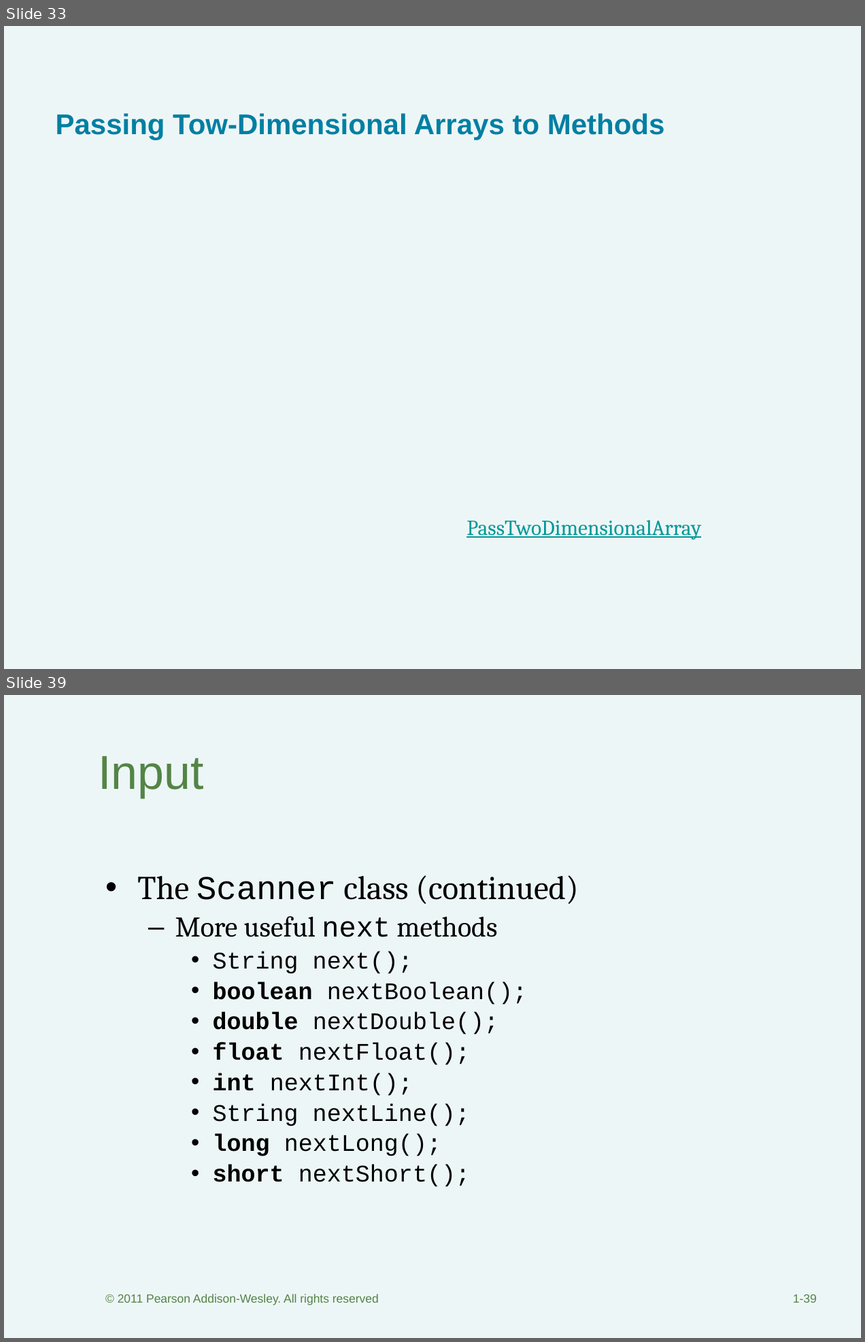
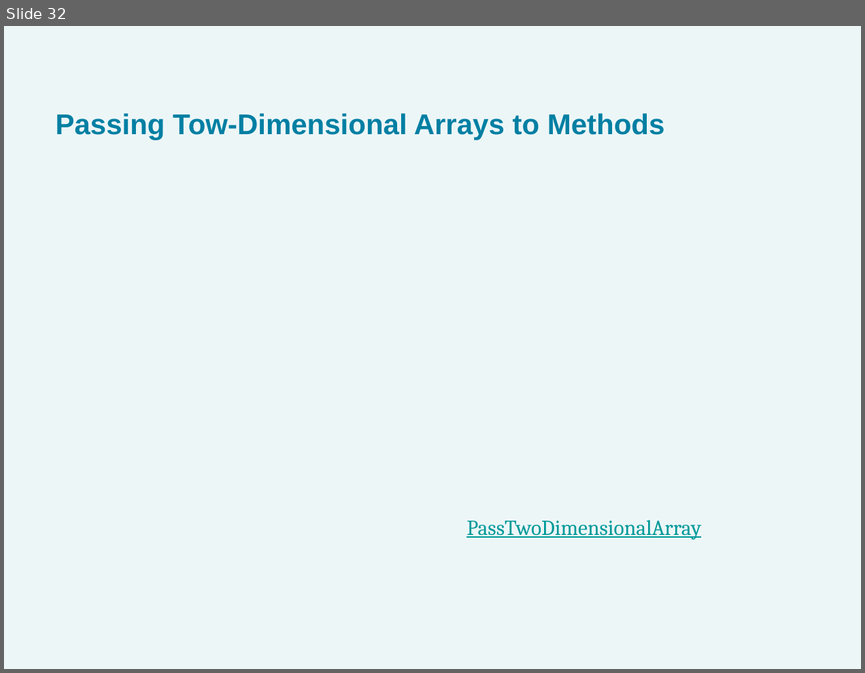
Before and after one commit to bzartoshty/bzartoshty.github.io, a slide deck: COMP182/Lectures/Lecture1/Lecture01-Review.pptx. Shown one above the other, each under a label of ours: slides 33 and 39 before the commit, slide 32 after it; the slides between them are not shown. The pictures are 865x1342 and 865x673 pixels, drawn with LibreOffice and Linux fonts; fonts in the diff are those of the drawing. Boxes give left, top, right and bottom in pixels: in the first picture for what was removed or moved away, otherwise in the second. Text is boxed around its words. In the diff, an @@ line names an element or a change of style, - is before the commit and + after.

```diff
--- a/COMP182/Lectures/Lecture1/Lecture01-Review.pptx
+++ b/COMP182/Lectures/Lecture1/Lecture01-Review.pptx
@@ slide 39 removed at (x1=4, y1=695, x2=861, y2=1338), background #EDF6F7 @@
@@ title removed at (x1=99, y1=756, x2=205, y2=798) @@
-Input
@@ text removed at (x1=137, y1=875, x2=578, y2=1187) @@
-• The Scanner class (continued)
-  – More useful next methods
-    • String next();
-    • boolean nextBoolean();
-    • double nextDouble();
-    • float nextFloat();
-    • int nextInt();
-    • String nextLine();
-    • long nextLong();
-    • short nextShort();
@@ text removed at (x1=118, y1=1293, x2=379, y2=1305) @@
-© 2011 Pearson Addison-Wesley. All rights reserved
@@ page number removed at (x1=793, y1=1294, x2=817, y2=1302) @@
-1-39
@@ what was slide 33 is now slide 32 @@
```
Also in this commit, not shown: 1 slide changed, 19 other slides removed, 1 other file.
